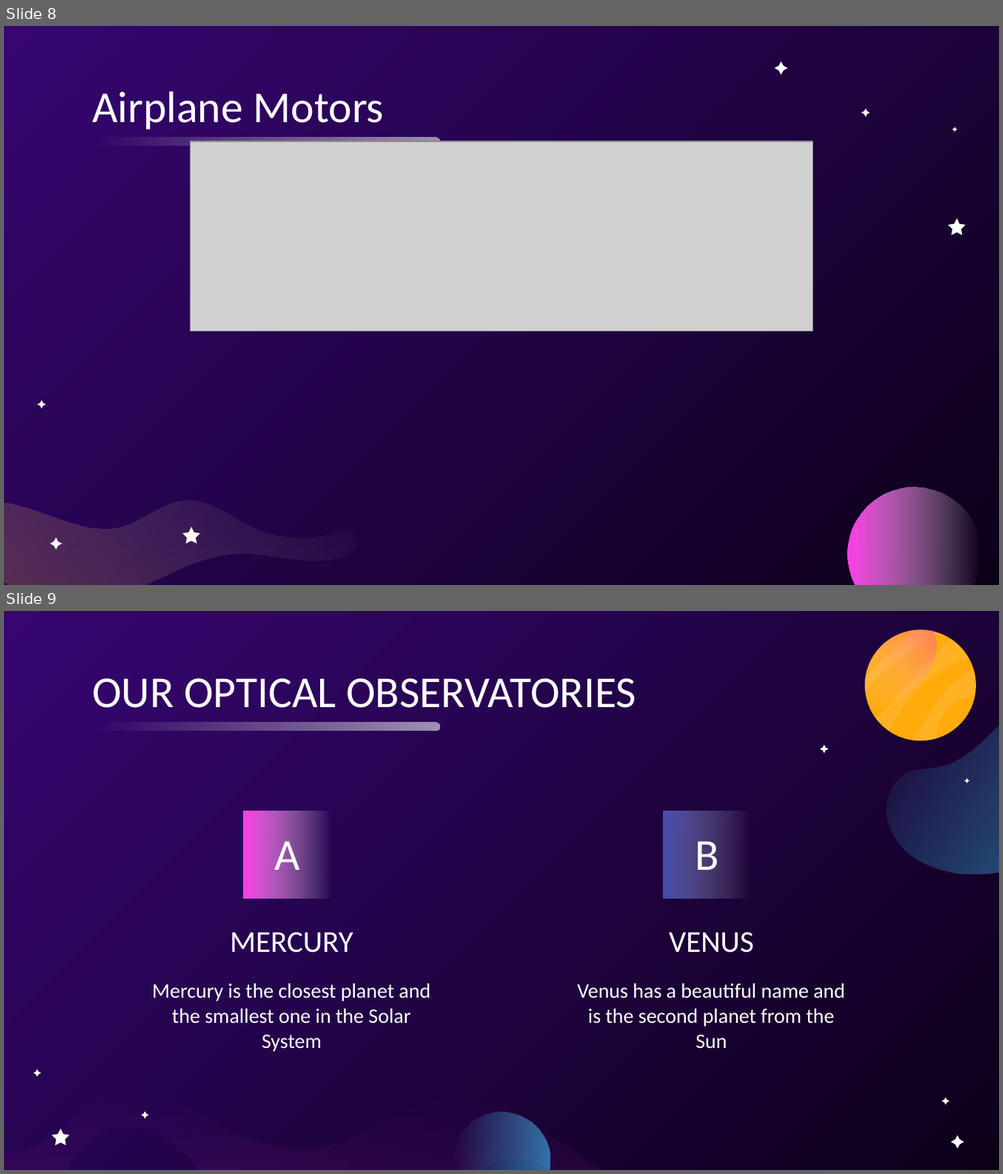
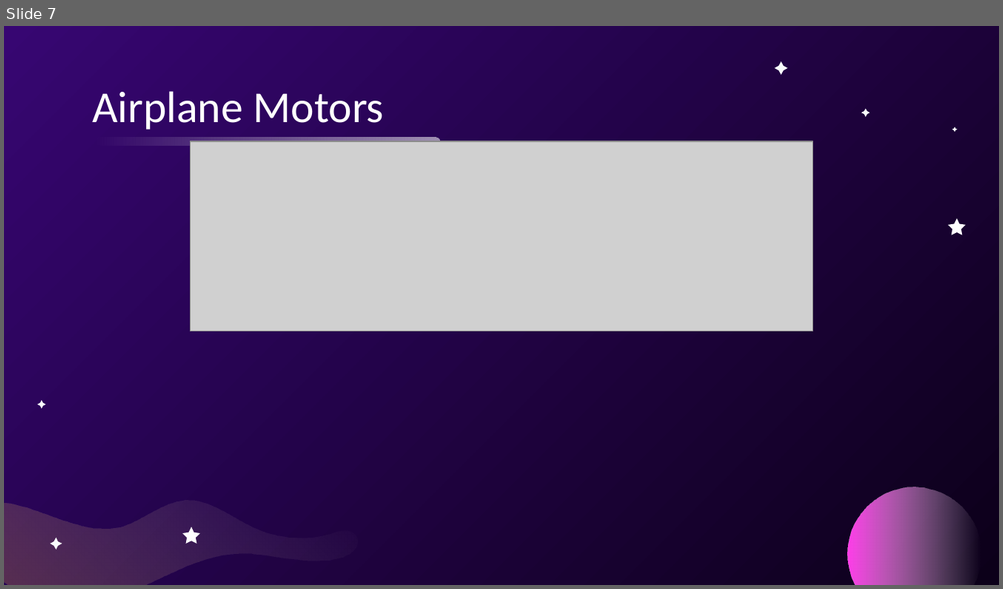
Before and after one commit to usedgenes/Rocketry-Curriculum, a slide deck: Beginner/Day 3/Rocket Motors.pptx. Shown one above the other, each under a label of ours: slides 8 and 9 before the commit, slide 7 after it. The pictures are 1003x1174 and 1003x589 pixels, drawn with LibreOffice and Linux fonts; fonts in the diff are those of the drawing; grey boxes stand for pictures. Boxes give left, top, right and bottom in pixels: in the first picture for what was removed or moved away, otherwise in the second. Text is boxed around its words. In the diff, an @@ line names an element or a change of style, - is before the commit and + after.

```diff
--- a/Beginner/Day 3/Rocket Motors.pptx
+++ b/Beginner/Day 3/Rocket Motors.pptx
@@ slide 9 removed at <box>4,611,999,1170</box>, background gradient #0C0019 to #370672 @@
@@ group removed at <box>4,629,999,1170</box>: 7 freeform shapes, 1 ellipse @@
@@ title removed at <box>92,678,636,708</box> @@
-OUR OPTICAL OBSERVATORIES
@@ rounded rectangle removed at <box>94,723,440,732</box> @@
@@ freeform shape removed at <box>819,745,828,753</box> @@
@@ title removed at <box>244,811,331,898</box> @@
-A
@@ title removed at <box>663,811,750,898</box> @@
-B
@@ subtitle removed at <box>230,932,353,953</box> @@
-MERCURY
@@ subtitle removed at <box>669,932,754,953</box> @@
-VENUS
@@ subtitle removed at <box>152,983,430,1052</box> @@
-Mercury is the closest planet and the smallest one in the Solar System
@@ subtitle removed at <box>577,983,845,1049</box> @@
-Venus has a beautiful name and is the second planet from the Sun
@@ group removed at <box>34,778,969,1149</box>: 6 freeform shapes @@
@@ what was slide 8 is now slide 7 @@
```
Also in this commit, not shown: 1 slide added, 30 other slides removed, 4 other files.
